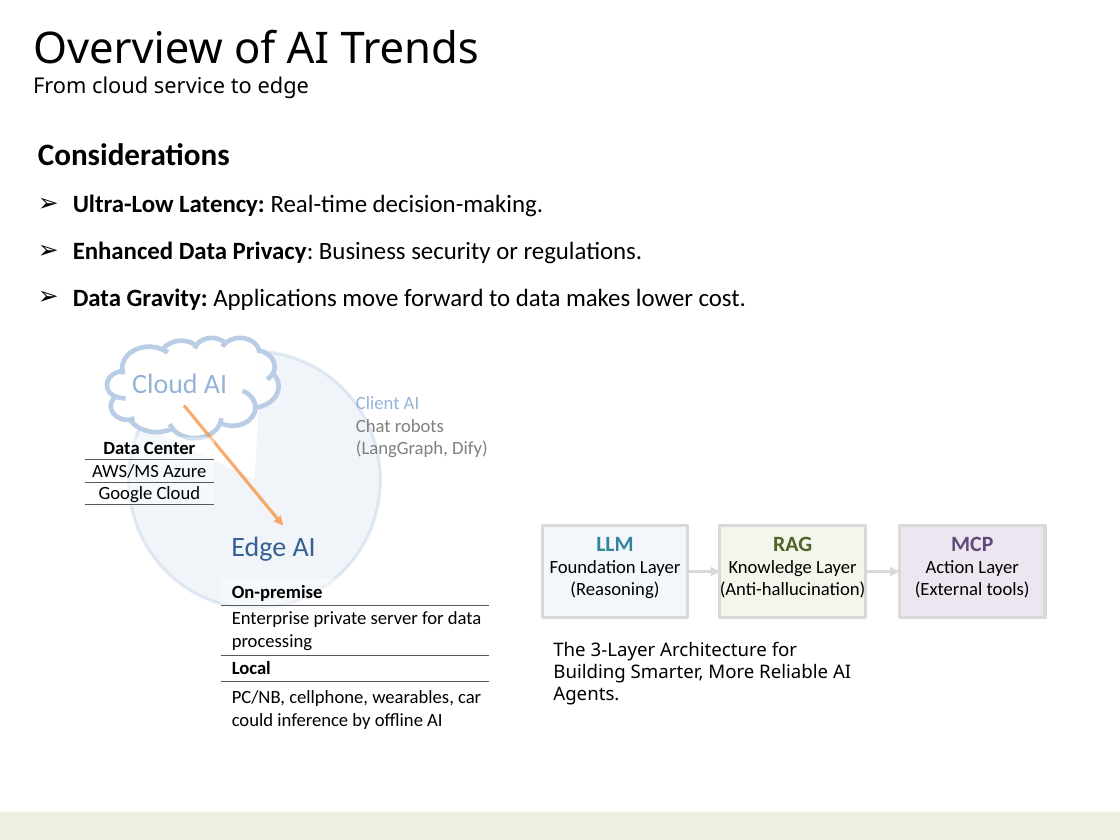
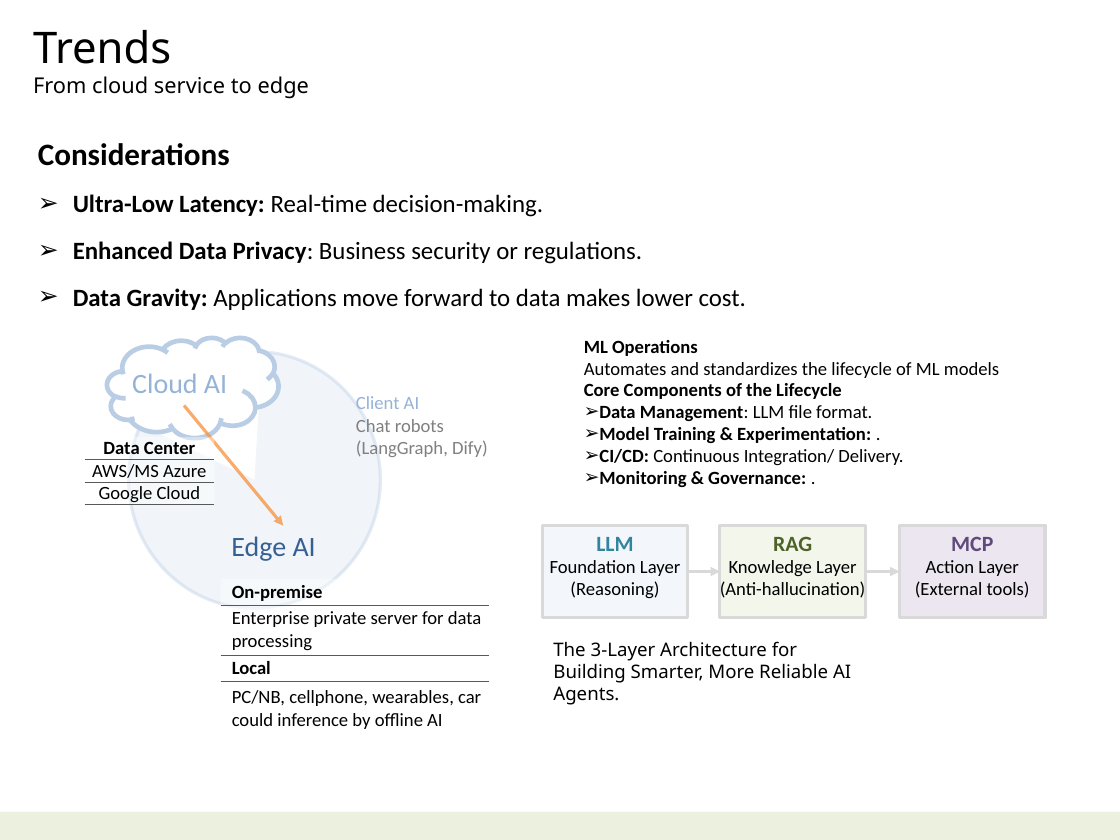
Before and after one commit to navibator/crazy-ai, a slide deck: slide 9 of ai-gemma.pptx (slide 7 before the commit). Drawn at 1120x840 pixels with LibreOffice and Linux fonts; fonts in the diff are those of the drawing. Boxes give left, top, right and bottom in pixels: in the first picture for what was removed or moved away, otherwise in the second. Text is boxed around its words. In the diff, an @@ line names an element or a change of style, - is before the commit and + after.

```diff
--- a/ai-gemma.pptx
+++ b/ai-gemma.pptx
@@ text at bbox=[33, 30, 309, 99]: text changed @@
-Overview of AI Trends
-From cloud service to edge
+Trends
+From cloud service to edge
@@ text added at bbox=[584, 340, 999, 487], 12 pt, text #000000, bold @@
+ML Operations
+Automates and standardizes the lifecycle of ML models
+Core Components of the Lifecycle
+➢ Data Management: LLM file format.
+➢ Model Training & Experimentation: .
+➢ CI/CD: Continuous Integration/ Delivery.
+➢ Monitoring & Governance: .
```
Also in this commit, not shown: 4 other slides changed, 2 slides added, 3 slides removed, 1 other file.
